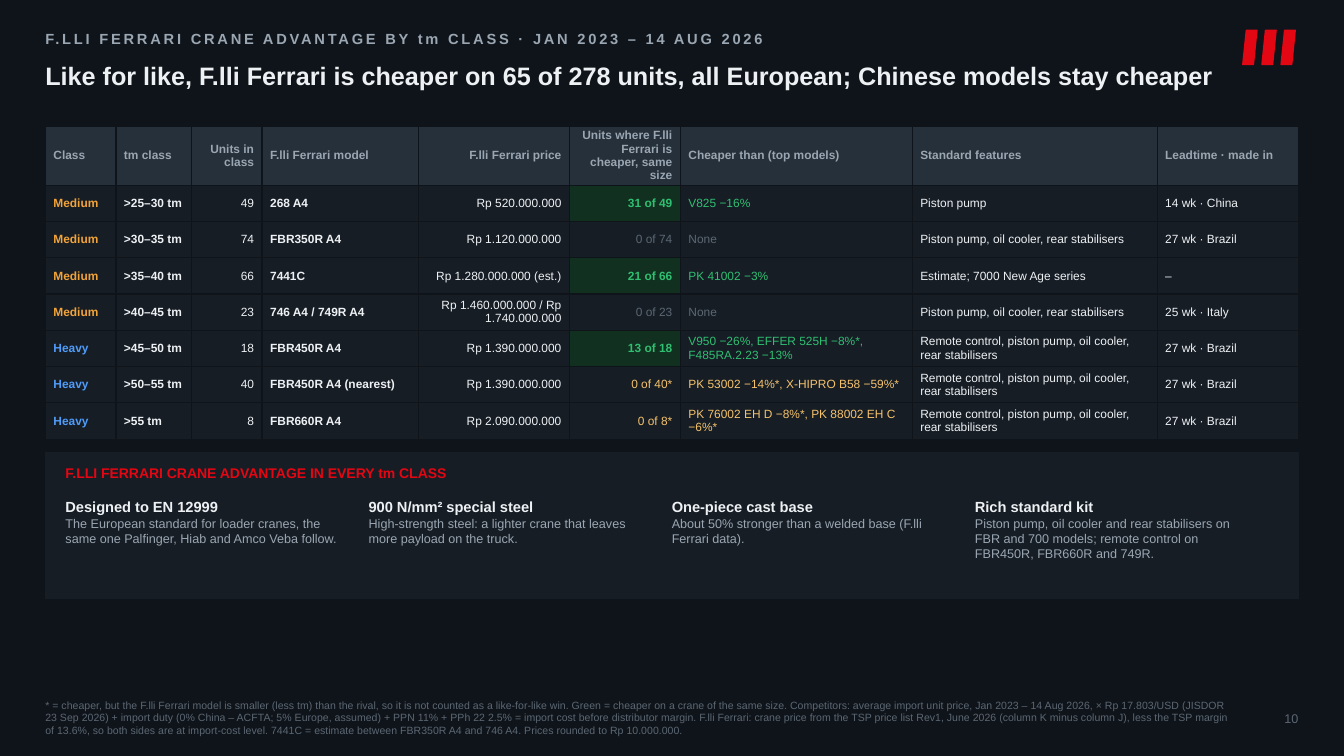
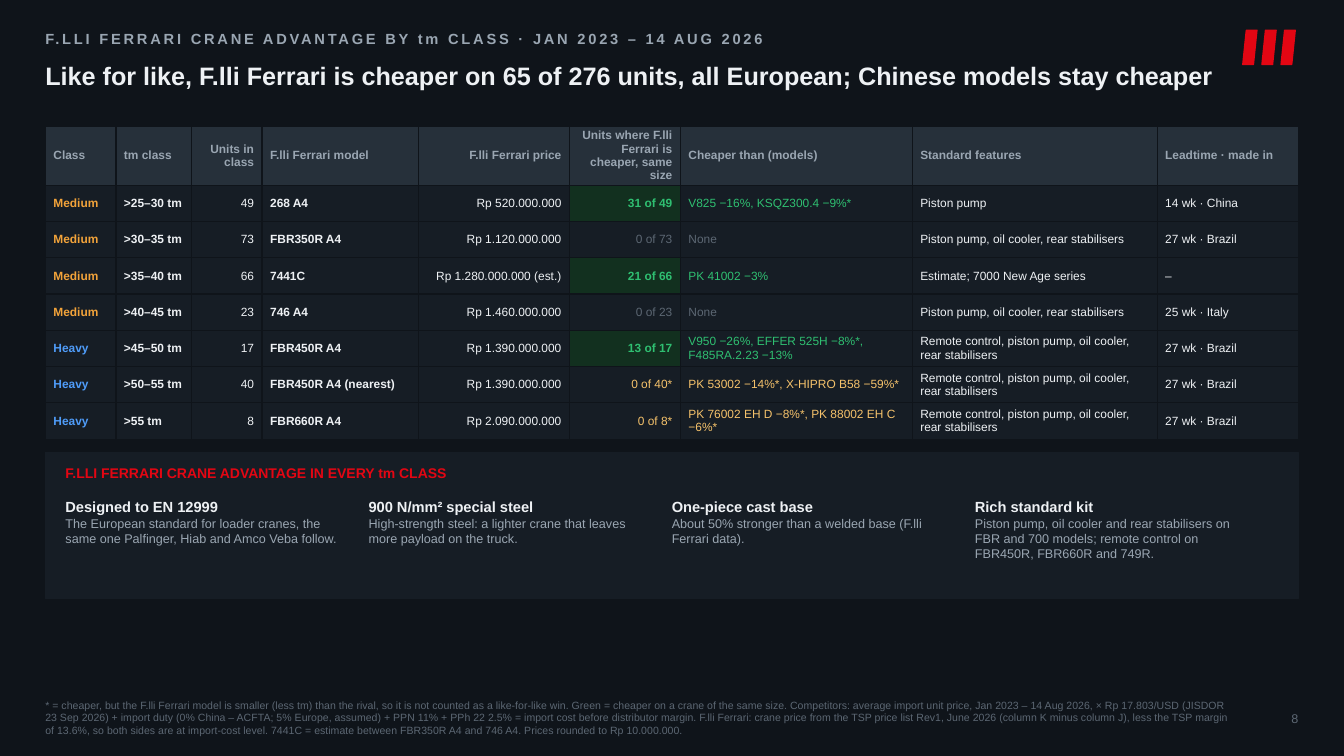
Before and after one commit to Godson7777/Ferarri_Crane_Tiberias, a slide deck: slide 9 of slides/Flli_Ferrari_Market_Strategy_v5.pptx (slide 11 before the commit). Drawn at 1344x756 pixels with LibreOffice and Linux fonts; fonts in the diff are those of the drawing. Boxes give left, top, right and bottom in pixels: in the first picture for what was removed or moved away, otherwise in the second. Text is boxed around its words. In the diff, an @@ line names an element or a change of style, - is before the commit and + after.

```diff
--- a/slides/Flli_Ferrari_Market_Strategy_v5.pptx
+++ b/slides/Flli_Ferrari_Market_Strategy_v5.pptx
@@ text at (45, 66, 1213, 91): text changed @@
-Like for like, F.lli Ferrari is cheaper on 65 of 278 units, all European; Chinese models stay cheaper
+Like for like, F.lli Ferrari is cheaper on 65 of 276 units, all European; Chinese models stay cheaper
@@ table at (45, 126, 1299, 435) @@
-row 1, column 7: Cheaper than (top models)
+row 1, column 7: Cheaper than (models)
-row 2, column 7: V825 −16%
+row 2, column 7: V825 −16%, KSQZ300.4 −9%*
-row 3, column 3: 74
+row 3, column 3: 73
-row 3, column 6: 0 of 74
+row 3, column 6: 0 of 73
-row 5, column 4: 746 A4 / 749R A4
+row 5, column 4: 746 A4
-row 5, column 5: Rp 1.460.000.000 / Rp 1.740.000.000
+row 5, column 5: Rp 1.460.000.000
-row 6, column 3: 18
+row 6, column 3: 17
-row 6, column 6: 13 of 18
+row 6, column 6: 13 of 17
@@ text at (1291, 714, 1298, 723): text changed @@
-10
+8
```
Also in this commit, not shown: 5 other slides changed, 2 slides added, 2 slides removed, 10 other files.
